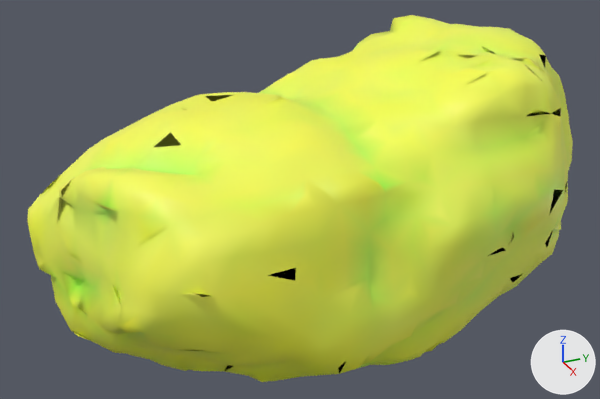
An edit to the glTF model godot/world/rocks/scan_04_lo.glb, drawn before and after from the same camera.
Both versions are drawn from a camera (50 mm lens) standing at (2.217, -1.123, 1.136) and looking at (-0.05, -0.103, 0.002). The axes (+X, +Y, +Z) are drawn at lower right. The lights are the same throughout. The older version comes first.
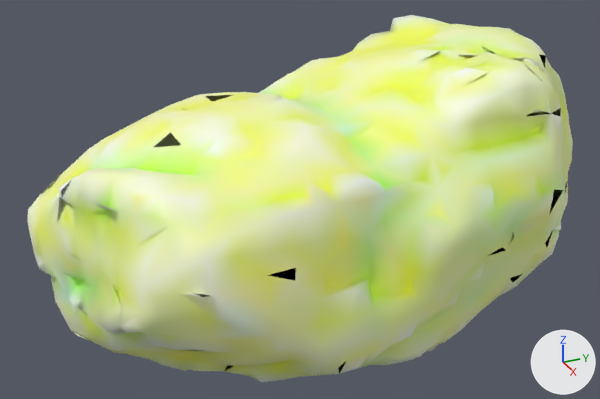
Pixel boxes [x1, y1, x2, y2] of what changed, in the pictures (600 x 399 px):
part 1 of me_mesh_0, recoloured: [27, 19, 573, 377] in both
part 2 of me_mesh_0, recoloured (yellow to green): [28, 15, 573, 382] in both
part 3 of me_mesh_0, recoloured: [51, 42, 565, 369] in both

The change, as a diff of the scene's bpy script:
```diff
--- a/godot/world/rocks/scan_04_lo.glb.py
+++ b/godot/world/rocks/scan_04_lo.glb.py
@@ me_mesh_0 @@
 me_mesh_0.from_pydata(...)  # 1342 vertices, 2772 faces; spans x -0.51..0.51, y -0.94..0.94, z -0.51..0.5
 # used by ob_mesh_0; location = (0.0, 0.0, 0.0)
+# me_mesh_0 part 1: 1228 faces centred in x -0.51..0.49, y -0.93..0.9, z -0.5..0.48 are repainted in the vertex colours; the middle colour goes from yellow #f7ff4d to yellow #f7ff99
+# me_mesh_0 part 2: 1158 faces centred in x -0.5..0.5, y -0.92..0.93, z -0.5..0.49 are repainted in the vertex colours; the middle colour goes from yellow #f4ff56 to green #f4ffb9
+# me_mesh_0 part 3: 386 faces centred in x -0.49..0.5, y -0.9..0.92, z -0.4..0.47 are repainted in the vertex colours; the middle colour goes from green #e3ff57 to green #e3ff89
 me_mesh_0.materials.append(mat_defaultmaterial)
```
